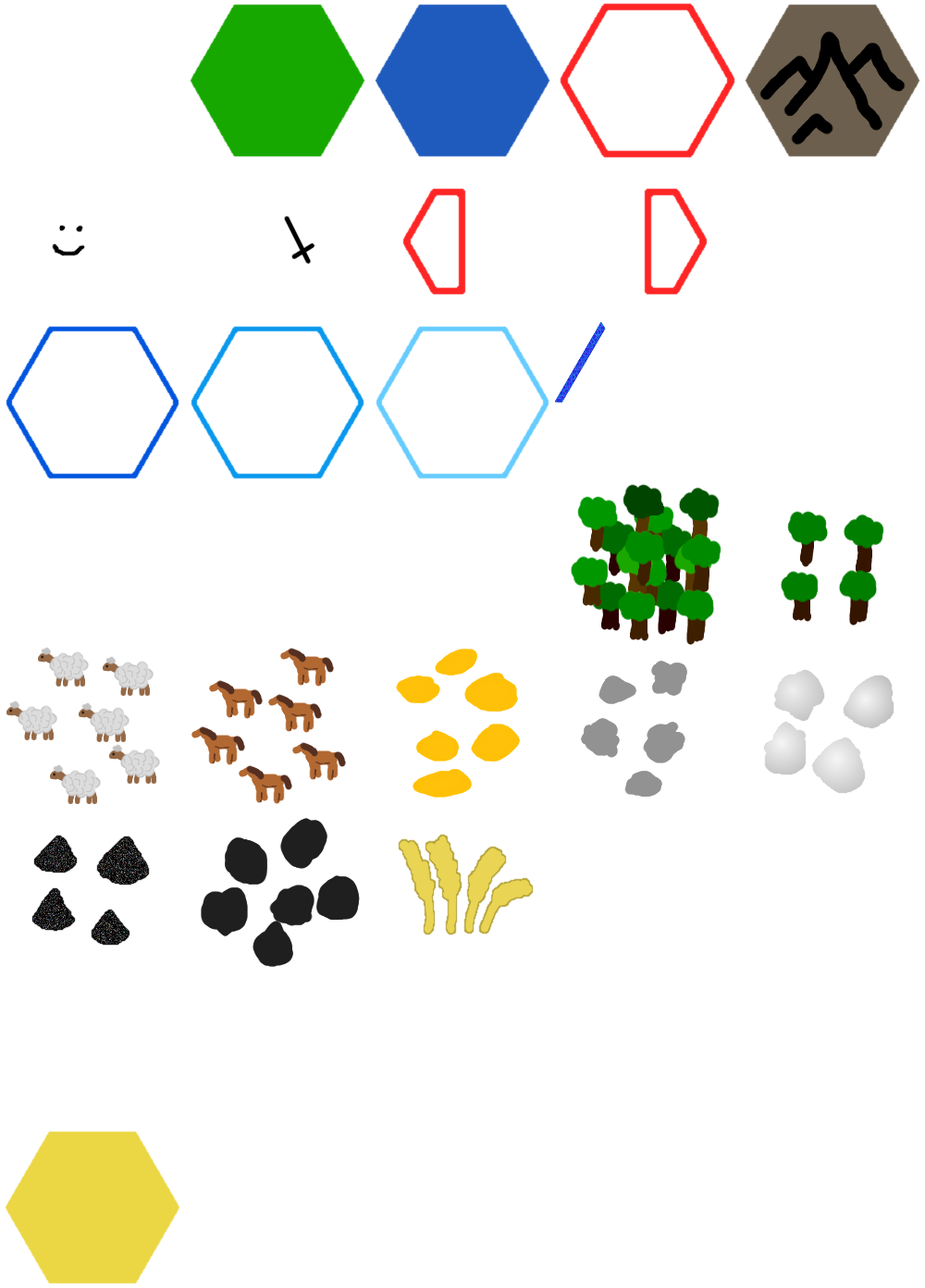
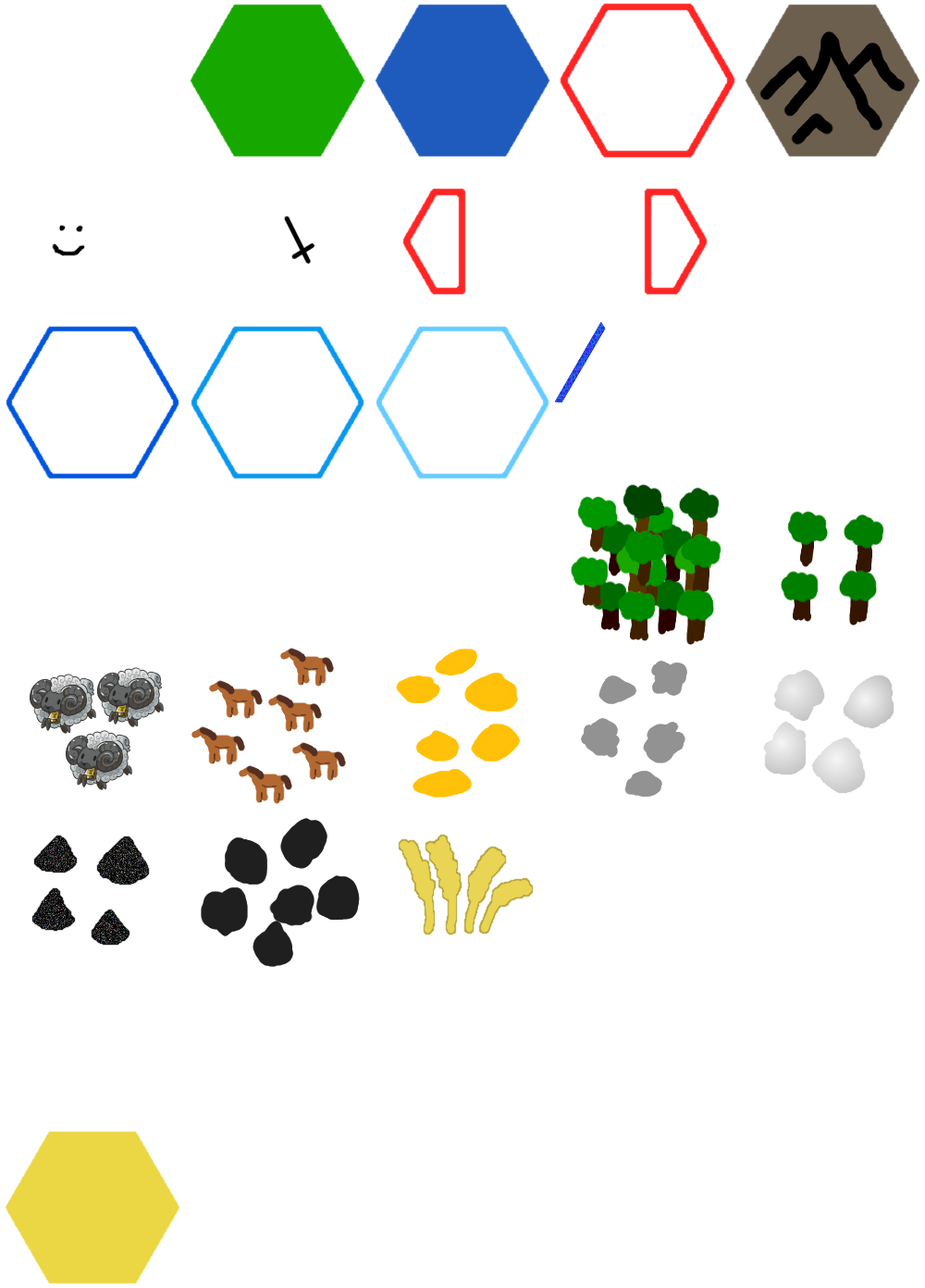
Layered file, before and after one edit (925px x 1288px). Changes by layer:
painted on "Background" over [6, 646, 164, 804]
